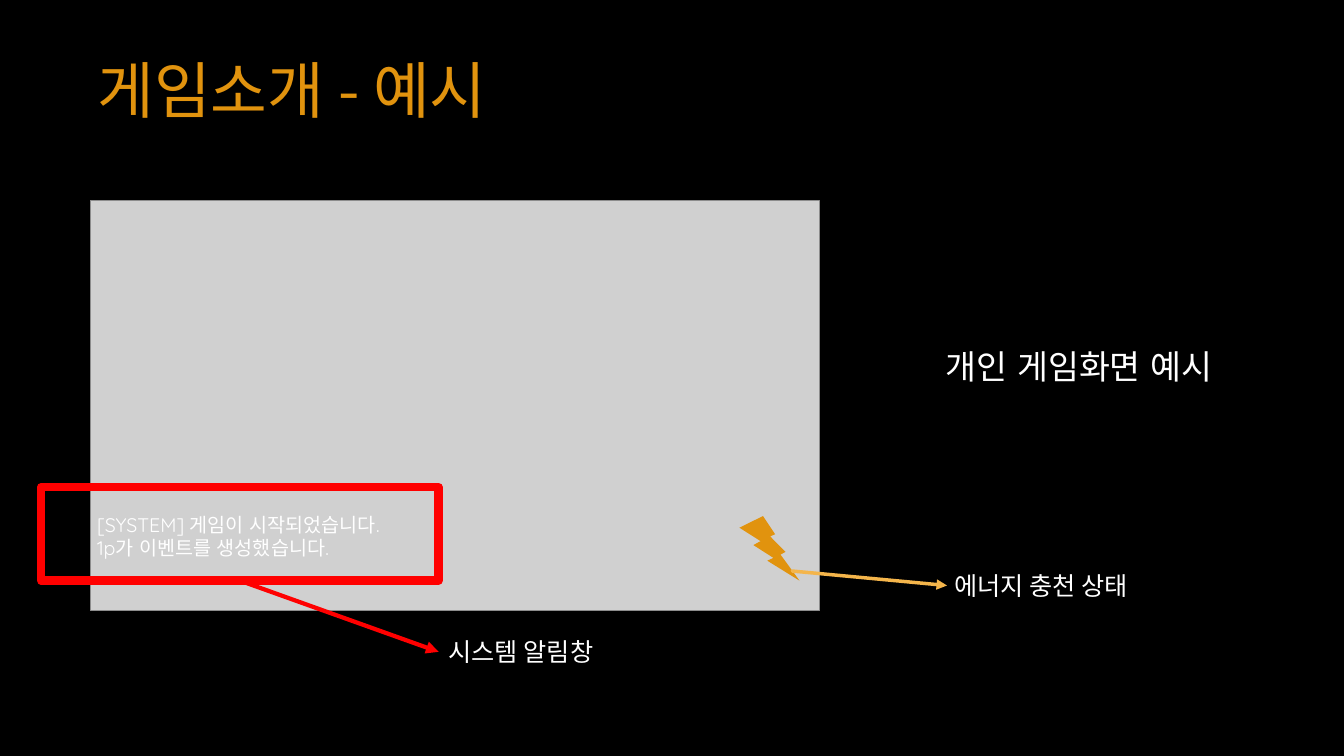
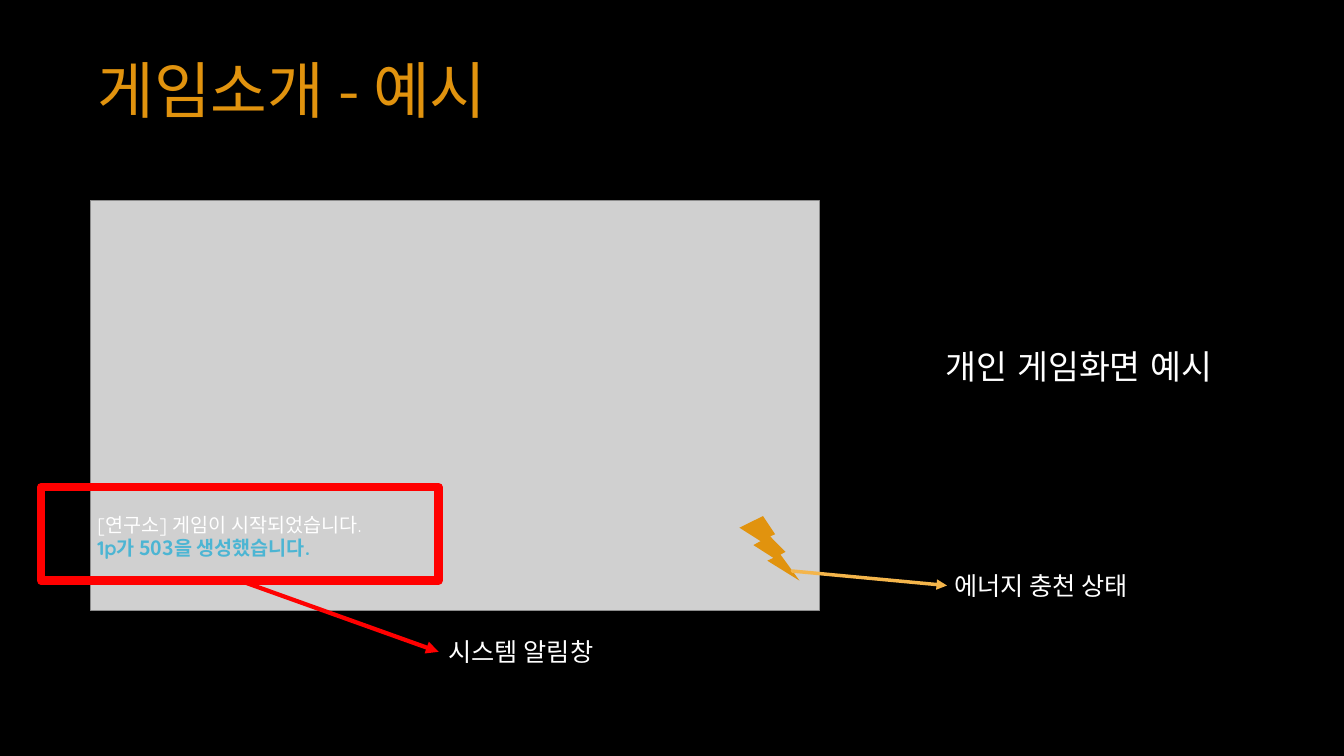
Before and after one commit to YKTeam/Room503, a slide deck: slide 10 of Document/Escape Cube(가제) ppt.pptx (slide 11 before the commit). Drawn at 1344x756 pixels with LibreOffice and Linux fonts; fonts in the diff are those of the drawing; grey boxes stand for pictures. Boxes give left, top, right and bottom in pixels: in the first picture for what was removed or moved away, otherwise in the second. Text is boxed around its words. In the diff, an @@ line names an element or a change of style, - is before the commit and + after.

```diff
--- a/Document/Escape Cube(가제) ppt.pptx
+++ b/Document/Escape Cube(가제) ppt.pptx
@@ text at box(97, 516, 361, 559): text changed; font Quicksand to Noto Sans CJK KR @@
-[SYSTEM] 게임이 시작되었습니다.
-1p가 이벤트를 생성했습니다.
+[연구소] 게임이 시작되었습니다.
+1p가 503을 생성했습니다.
```
Also in this commit, not shown: 9 other slides changed, 6 slides added, 3 slides removed.
